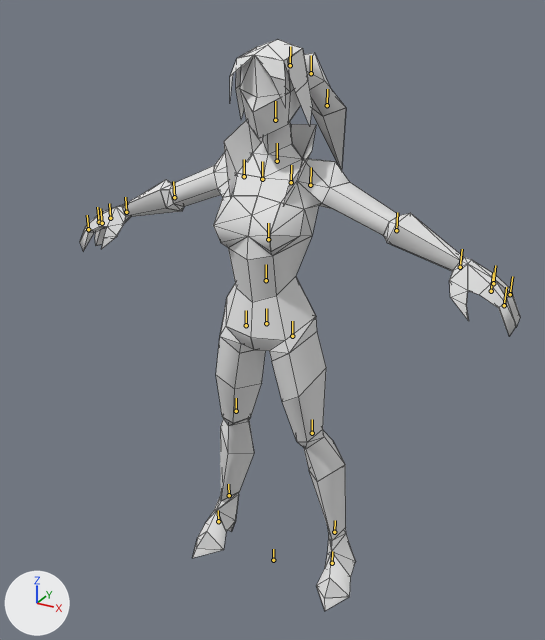
Two versions of the Blender file black_cat.blend, one commit apart.
Before and after are seen from a 50 mm lens placed at (6.01, -10.97, 10.99), pointed at (-0.2, 0.32, 5.34). Lighting does not change. The marker at lower left points along +X, +Y and +Z. The bones that bend it are drawn over the model as lines. Mesh edges are drawn as thin lines.

The first picture shows 'bc'.
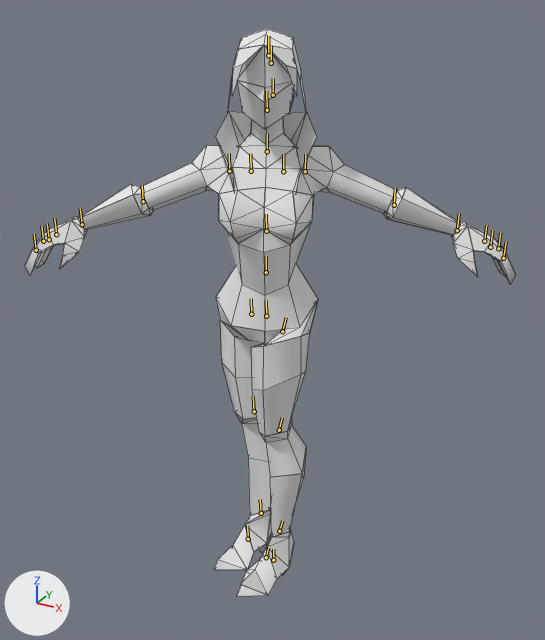
The newer file adds an action. The first version stands in its rest pose; the second is drawn at frame 10 of the action 'STRUGGLE'.

Where the change shows, as pixel boxes (x1, y1, x2, y2) in the pictures (545 x 640 px):
```json
{"object": "bc", "change": "posed", "before": [80, 39, 520, 611], "after": [25, 29, 516, 596], "on screen": "12% wider"}
{"bone": "bc_Root_M", "before": "(266, 323) to (266, 308)", "after": "(266, 316) to (266, 300)"}
{"bone": "bc_Hip_L", "before": "(292, 336) to (292, 321)", "after": "(282, 331) to (286, 317)"}
{"bone": "bc_Hip_R", "before": "(246, 325) to (246, 310)", "after": "(251, 314) to (251, 298)"}
```

The change, as JSON lines over the scene's bpy script:
```json
{"block": "bone_bc_root_m", "where": "bone_bc_root_m = bpy.data.objects['Armature'].pose.bones['bc_Root_M']  # child of 'bc_scaleGroup'"}
{"op": "set", "path": "bone_bc_root_m.location", "old": "(0.0, 0.0, 0.0)", "new": "(0.0, 0.15, 0.0)"}
{"op": "set", "path": "bone_bc_root_m.rotation_quaternion", "old": "(1.0, 0.0, 0.0, 0.0)", "new": "(0.975, 0.0, 0.223, 0.0)", "note": "degrees (0, 0, 0) -> degrees (0, 26, 0)"}
{"block": "bone_bc_hip_l", "where": "bone_bc_hip_l = bpy.data.objects['Armature'].pose.bones['bc_Hip_L']  # child of 'bc_Root_M'"}
{"op": "set", "path": "bone_bc_hip_l.location", "old": "(0.0, 0.0, 0.0)", "new": "(-0.33, 0.0, -0.24)"}
{"op": "set", "path": "bone_bc_hip_l.rotation_quaternion", "old": "(1.0, 0.0, 0.0, 0.0)", "new": "(0.897, 0.108, -0.427, 0.022)", "note": "degrees (0, 0, 0) -> degrees (16, -50, -5)"}
{"block": "bone_bc_hip_r", "where": "bone_bc_hip_r = bpy.data.objects['Armature'].pose.bones['bc_Hip_R']  # child of 'bc_Root_M'"}
{"op": "set", "path": "bone_bc_hip_r.location", "old": "(0.0, 0.0, 0.0)", "new": "(0.34, 0.0, 0.24)"}
{"op": "set", "path": "bone_bc_hip_r.rotation_quaternion", "old": "(1.0, 0.0, 0.0, 0.0)", "new": "(0.894, -0.059, -0.434, -0.094)", "note": "degrees (0, 0, 0) -> degrees (-2, -52, -11)"}
```
